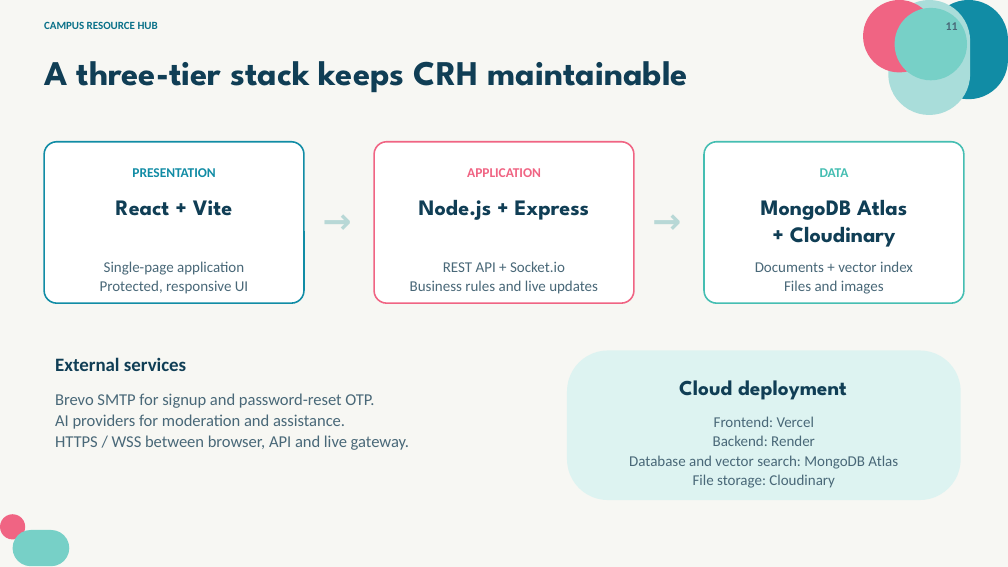
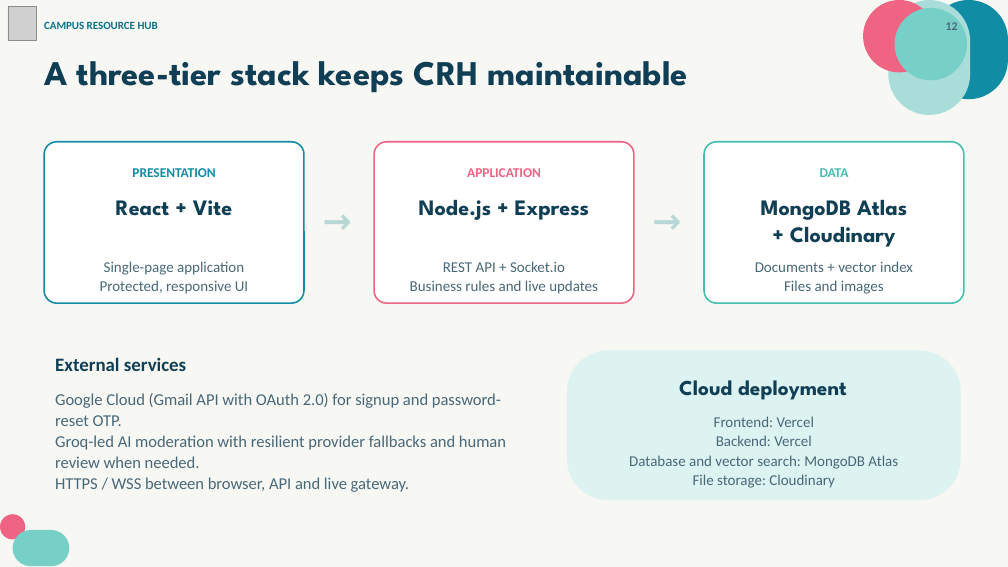
Before and after one commit to KaziAkibRayhan/campus-resource-hub-frontend, a slide deck: slide 12 of project-documentation/Campus_Resource_Hub_Project_Presentation_Final_No_Questions.pptx (slide 11 before the commit). Drawn at 1008x567 pixels with LibreOffice and Linux fonts; fonts in the diff are those of the drawing; grey boxes stand for pictures. Boxes give left, top, right and bottom in pixels: in the first picture for what was removed or moved away, otherwise in the second. Text is boxed around its words. In the diff, an @@ line names an element or a change of style, - is before the commit and + after.

Commit message:
Update project presentation after supervisor review

```diff
--- a/project-documentation/Campus_Resource_Hub_Project_Presentation_Final_No_Questions.pptx
+++ b/project-documentation/Campus_Resource_Hub_Project_Presentation_Final_No_Questions.pptx
@@ picture added at (8,7,36,40) @@
@@ text at (55,393,506,468): text changed @@
-Brevo SMTP for signup and password-reset OTP.
-AI providers for moderation and assistance.
+Google Cloud (Gmail API with OAuth 2.0) for signup and password-reset OTP.
+Groq-led AI moderation with resilient provider fallbacks and human review when needed.
@@ text at (716,435,811,446): text changed @@
-Backend: Render
+Backend: Vercel
```
Also in this commit, not shown: 12 other slides changed, 1 slide added.
